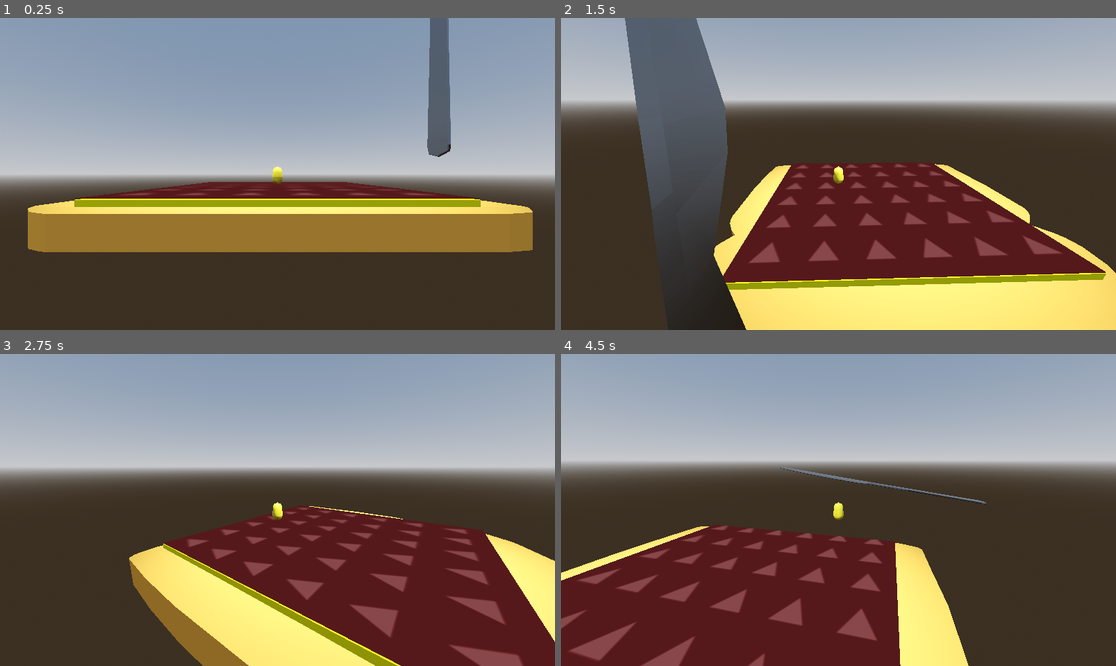
Above: before the commit, frames 1-4 (two rows, left to right).
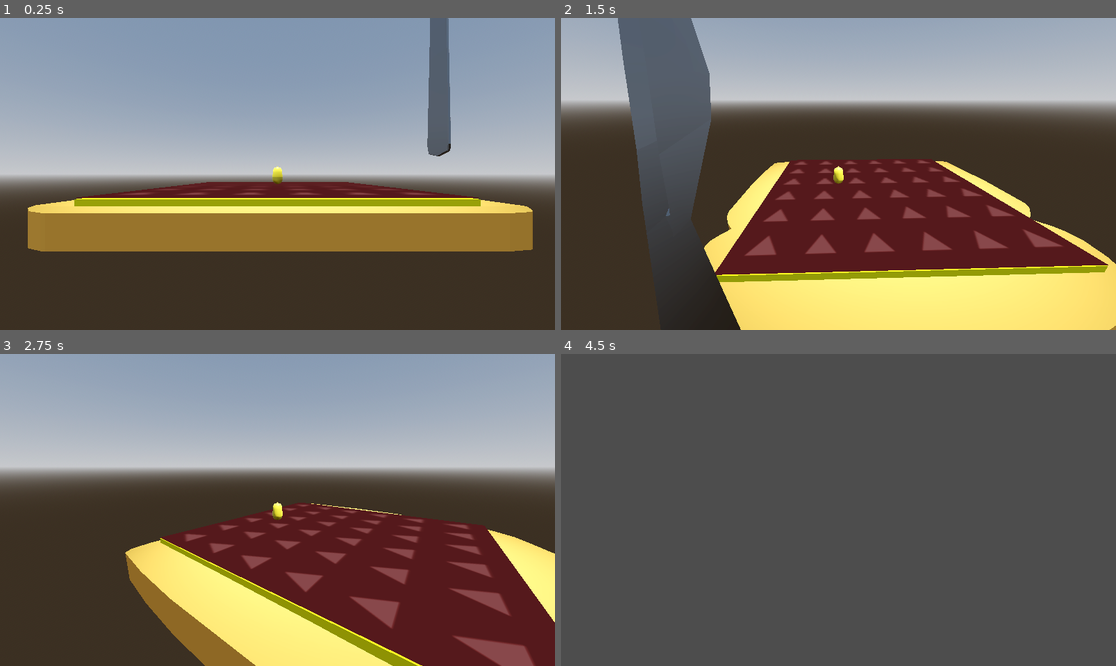
Above: after the commit, the same moments.

Repository: wolfthewizard/mages-breakfast
Game: Godot game, scene res://scenes/environments/level/level.tscn
Same seed, same stepped clock (60 frames per second), same inputs: the game is played once before the commit and once after it.
Inputs (mouse positions are in pixels of both pictures, inside the frame that each line leads up to):
- Up to frame 1 (0.25 s): no input
- Up to frame 2 (1.5 s): move the mouse to (960, 158) at 0.52 s; hold D (right) 0.53-1.28 s; tap Space (jump) at 0.6, 0.77, 1.07, 1.35 s; click (960, 158) at 0.67 s; move the mouse to (810, 174) at 1.27 s; hold W (up) from 1.28 s (still down)
- Up to frame 3 (2.75 s): keep holding W (up); tap Space (jump) at 1.52, 1.82, 2.1 s; move the mouse to (288, 503) at 2.02 s
- Up to frame 4 (4.5 s): keep holding W (up); move the mouse to (832, 516) at 2.77 s; tap Space (jump) at 2.85, 3.02, 3.32, 3.6, 3.77, 4.07, 4.35 s; move the mouse to (877, 513) at 3.52 s; move the mouse to (794, 506) at 4.27 s

The runs differ from the first frame. In frame 1, 1.0% of the frame differs, in the area x 5-96%, y 9-76%; in frame 2, 12%; in frame 3, 8.6%; in frame 4, 97%, in the area x 0-100%, y 0-100%.

Commit message:
updated player jumping physics to allow longer jump by holding jump key

Diff:
--- a/Mage's Breakfast/project.godot
+++ b/Mage's Breakfast/project.godot
@@ -64,4 +64,4 @@
 
 [physics]
 
-3d/default_gravity=0.05
+3d/default_gravity=0.2
--- a/Mage's Breakfast/scenes/entities/player/player.gd
+++ b/Mage's Breakfast/scenes/entities/player/player.gd
@@ -8,12 +8,15 @@
 
 const TURN_SMOOTHING = 0.15
 const SPEED = 0.025
-const JUMP_VELOCITY = 0.025
 const ZOOM_STEP = 0.005
 const ZOOM_MIN = 0.05
 const ZOOM_MAX = 0.2
 
-var gravity = ProjectSettings.get_setting("physics/3d/default_gravity")
+const JUMP_VELOCITY = 0.025
+const GRAVITY = 0.15
+const JUMPING_GRAVITY = 0.05
+
+var jump_held: bool = false
 
 
 func _unhandled_input(event):
@@ -22,6 +25,8 @@
 	elif event.is_action_pressed("ui_cancel"):
 		#Input.set_mouse_mode(Input.MOUSE_MODE_VISIBLE)
 		get_tree().quit()
+	elif event.is_action_released("jump"):
+		jump_held = false
 	if Input.get_mouse_mode() == Input.MOUSE_MODE_CAPTURED:
 		if event is InputEventMouseMotion:
 			camera_pivot.rotate_y(-event.relative.x * 0.01)
@@ -36,10 +41,14 @@
 
 func _physics_process(delta):
 	if not is_on_floor():
-		velocity.y -= gravity * delta
+		if jump_held and velocity.y > 0:
+			velocity.y -= JUMPING_GRAVITY * delta
+		else:
+			velocity.y -= GRAVITY * delta
 
 	if Input.is_action_just_pressed("jump") and is_on_floor():
 		velocity.y = JUMP_VELOCITY
+		jump_held = true
 
 	var input_dir = Input.get_vector("left", "right", "up", "down")
 	var direction = Vector3(input_dir.x, 0, input_dir.y).normalized()
